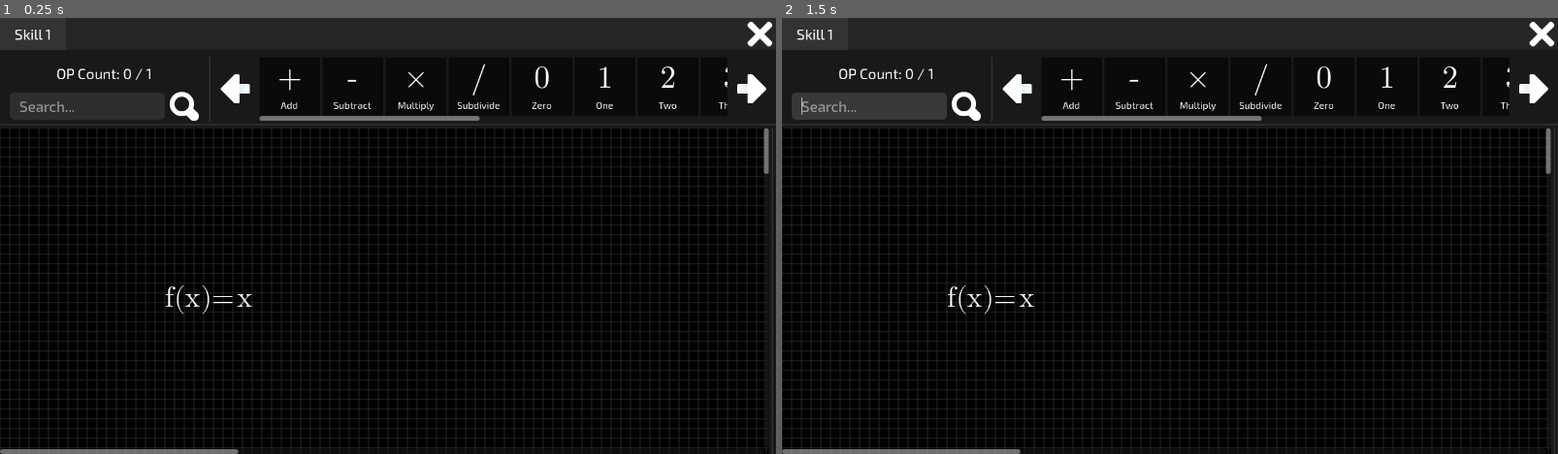
Above: before the commit, frames 1-2 (left to right).
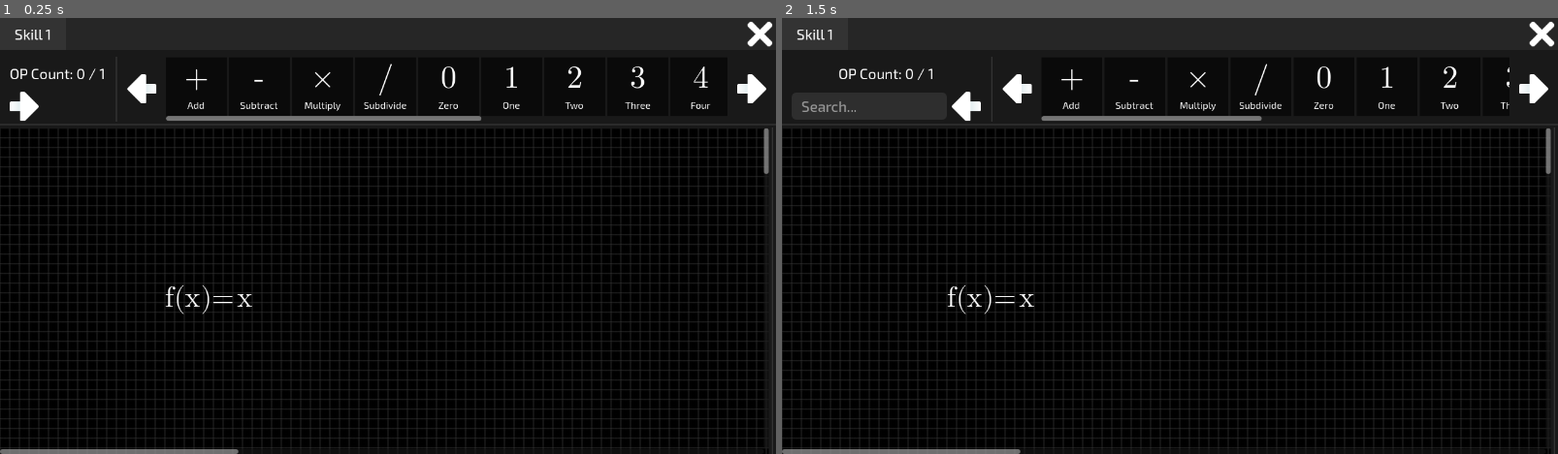
Above: after the commit, the same moments.

Repository: riizlaah/forces-of-box
Game: Godot game, scene res://scenes/functions.tscn
The game is run twice, just before and just after one commit, with the same random seed, the same clock (stepped at 60 frames per second) and the same inputs. This scene is started directly instead of the project's main scene.
Inputs (mouse positions are in pixels of both pictures, inside the frame that each line leads up to):
- Up to frame 1 (0.25 s): no input
- Up to frame 2 (1.5 s): click (968, 105) at 0.52 s; click (805, 105) at 1.27 s

The runs differ from the first frame. In frame 1, 1.8% of the frame differs, in the area x 1-94%, y 8-24%; in frame 2, 0.2%.

Commit message:
add: search math component in toolbar

Diff:
--- a/scenes/function_editor.tscn
+++ b/scenes/function_editor.tscn
@@ -14,7 +14,7 @@
 
 [sub_resource type="AtlasTexture" id="AtlasTexture_hla8g"]
 atlas = ExtResource("1_hla8g")
-region = Rect2(50, 250, 48, 48)
+region = Rect2(100, 300, 48, 48)
 
 [sub_resource type="AtlasTexture" id="AtlasTexture_6wip8"]
 atlas = ExtResource("1_hla8g")
@@ -58,7 +58,8 @@
 layout_mode = 2
 theme_override_constants/separation = 8
 
-[node name="LineEdit" type="LineEdit" parent="Toolbar/Vbox/Hbox"]
+[node name="SearchInput" type="LineEdit" parent="Toolbar/Vbox/Hbox"]
+visible = false
 custom_minimum_size = Vector2(256, 0)
 layout_mode = 2
 size_flags_horizontal = 4
@@ -66,7 +67,7 @@
 theme = ExtResource("2_6wip8")
 placeholder_text = "Search..."
 
-[node name="TextureButton" type="TextureButton" parent="Toolbar/Vbox/Hbox"]
+[node name="ToggleSearch" type="TextureButton" parent="Toolbar/Vbox/Hbox"]
 layout_mode = 2
 size_flags_horizontal = 4
 size_flags_vertical = 4
@@ -170,3 +171,6 @@
 
 [node name="Hbox" type="HBoxContainer" parent="Hbox2"]
 layout_mode = 2
+
+[connection signal="text_changed" from="Toolbar/Vbox/Hbox/SearchInput" to="Toolbar" method="_on_search_input_text_changed"]
+[connection signal="pressed" from="Toolbar/Vbox/Hbox/ToggleSearch" to="Toolbar" method="_on_toggle_search_pressed"]
--- a/scripts/function_editor/f_toolbar.gd
+++ b/scripts/function_editor/f_toolbar.gd
@@ -103,6 +103,9 @@
 
 @onready var math_comps_node: HBoxContainer = $SCont/MathComps
 @onready var op_count: Label = $Vbox/OpCount
+@onready var toggle_search: TextureButton = $Vbox/Hbox/ToggleSearch
+@onready var search_input: LineEdit = $Vbox/Hbox/SearchInput
+
 
 var max_operator := 1
 var curr_operator := 0:
@@ -121,3 +124,17 @@
 	mec.desc = data.desc
 	mec.type = data.type
 	math_comps_node.add_child(mec)
+
+func _on_toggle_search_pressed() -> void:
+	search_input.visible = !search_input.visible
+	toggle_search.flip_h = search_input.visible
+
+func _on_search_input_text_changed(new_text: String) -> void:
+	if new_text.is_empty():
+		for item in math_comps_node.get_children(): item.show()
+		return
+	for item in math_comps_node.get_children():
+		if !item.desc.containsn(new_text):
+			item.hide()
+			continue
+		item.show()
